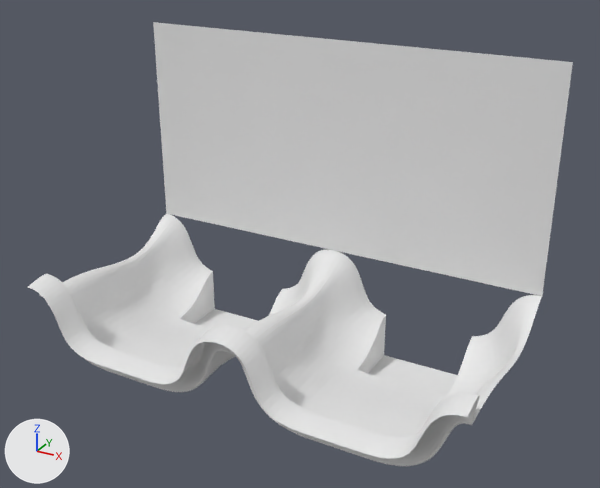
Before and after pictures for a commit that changed the OBJ model data/bmc/bmc_tiles/t_063.obj.
Rendered twice from a camera (50 mm lens) standing at (0.812, -1.644, 0.819) and looking at (0.037, -0.235, 0.115). Lighting does not change. The marker at lower left points along +X, +Y and +Z. Where no turn or scale is listed for an object, it has been applied to the vertices.

Objects in the first picture: 't_063'.
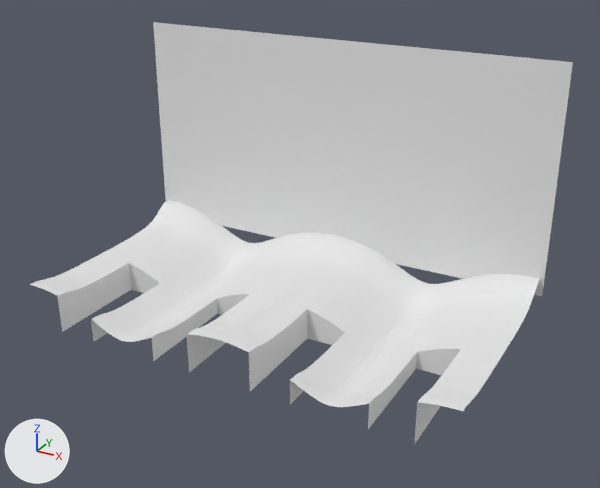
Edits to the bpy script that builds the scene:
```text
Change me_t_063:
    used by ob_t_063; location = (0.0, 0.0, 0.0)
    remove me_t_063.from_pydata(...)  # 6125 vertices, 11928 faces; spans x -0.5..0.5, y -0.5..0.0, z -0.251..0.5
    add me_t_063.from_pydata(...)  # 1208 vertices, 2216 faces; spans x -0.5..0.5, y -0.5..0.0, z -0.088..0.5
    me_t_063 part 1: a new loose piece of 601 vertices spanning x -0.009..0.491, y -0.5..0.0, z -0.088..0.041
    me_t_063 part 2: a new loose piece of 601 vertices spanning x -0.491..0.009, y -0.5..0.0, z -0.088..0.041
    me_t_063 part 3: 6119 vertices removed from x -0.5..0.5, y -0.5..0.0, z -0.251..0.008
```

What differs and where, as boxes (x1, y1, x2, y2) in the pictures (600 x 488 px):
't_063', reshaped: before (28, 22, 573, 466); after (30, 22, 573, 445)
part 1 of me_t_063, added: after (214, 234, 540, 445)
part 2 of me_t_063, added: after (30, 200, 337, 372)
part 3 of me_t_063, deleted: before (28, 214, 542, 466)
